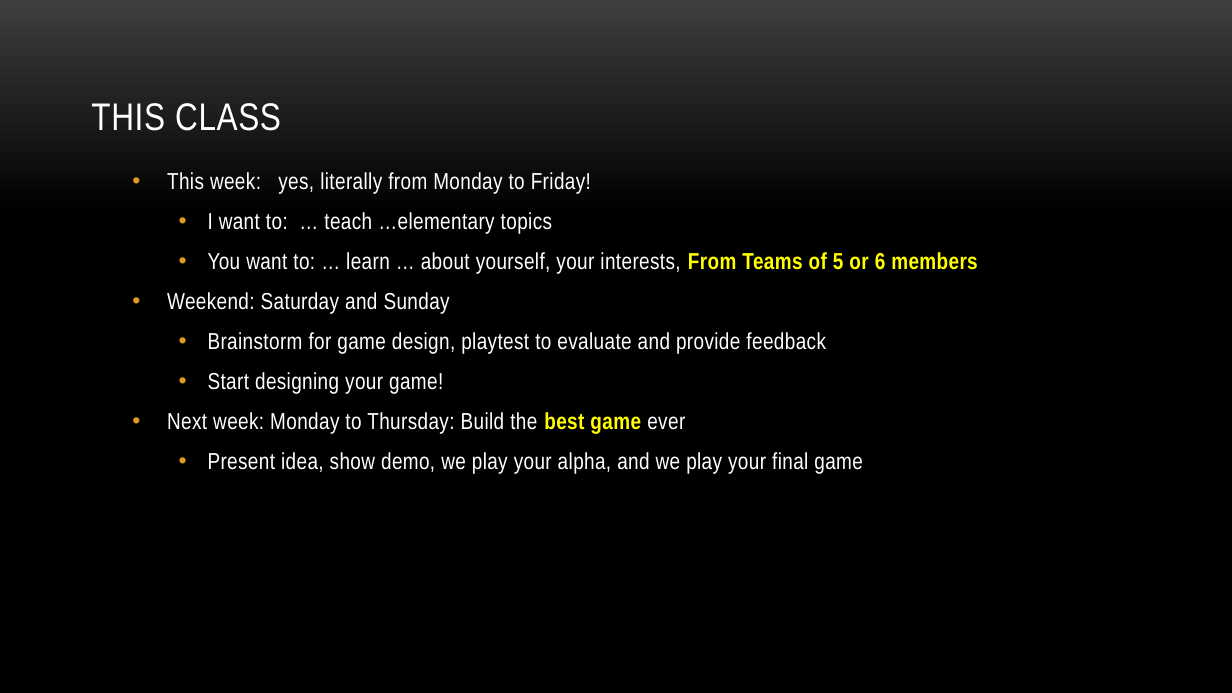
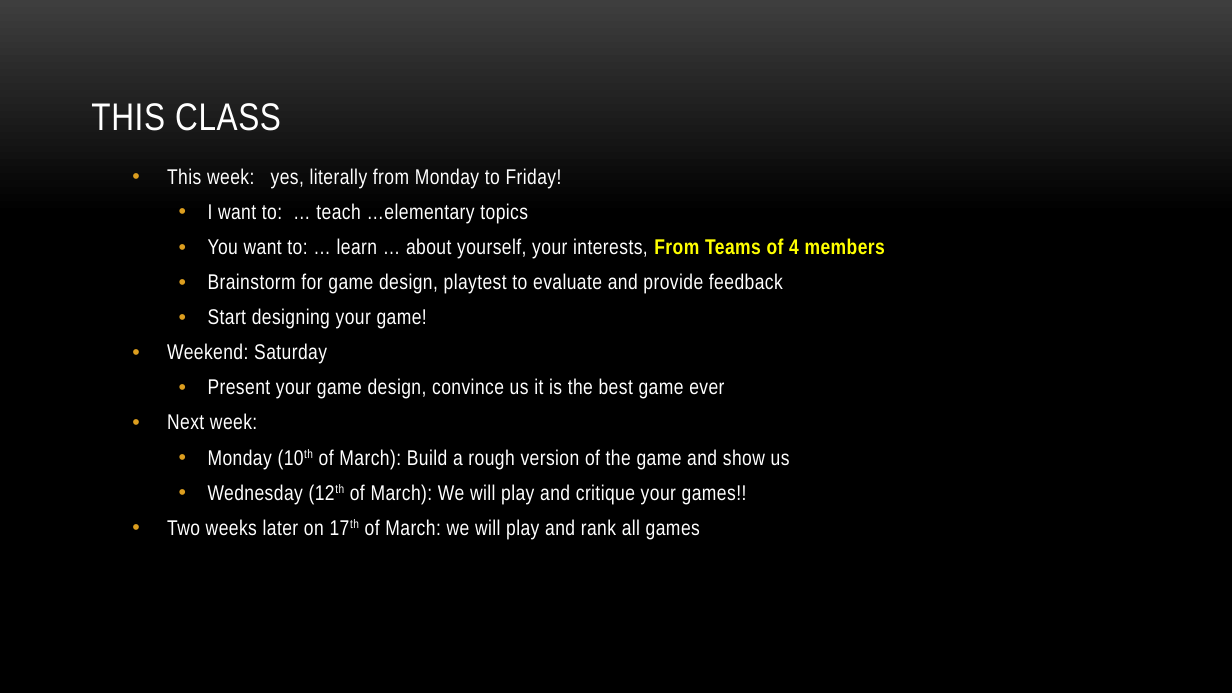
Before and after one commit to myuwbclasses/IntroGameDev-XJTU, a slide deck: slide 10 of PPT/Intro.pptx. Drawn at 1232x693 pixels with LibreOffice and Linux fonts; fonts in the diff are those of the drawing; background and template pictures are left out. Boxes give left, top, right and bottom in pixels: in the first picture for what was removed or moved away, otherwise in the second. Text is boxed around its words. In the diff, an @@ line names an element or a change of style, - is before the commit and + after.

```diff
--- a/PPT/Intro.pptx
+++ b/PPT/Intro.pptx
@@ text at box(167, 168, 783, 329): size 18 to 16.6 pt in "This week: yes, literally from Monday to ...", "I want to: … teach …elementary topics", "Brainstorm for game design, playtest to evaluate ...", "Start designing your game!"; line spacing 1 to 0.9 @@
@@ text at box(208, 238, 885, 259): text changed; size 18 to 16.6 pt @@
-  • You want to: … learn … about yourself, your interests, From Teams of 5 or 6 members
-• Weekend: Saturday and Sunday
+  • You want to: … learn … about yourself, your interests, From Teams of 4 members
@@ text at box(167, 343, 790, 539): text changed; size 18 to 16.6 pt @@
-• Next week: Monday to Thursday: Build the best game ever
-  • Present idea, show demo, we play your alpha, and we play your final game
+• Weekend: Saturday
+  • Present your game design, convince us it is the best game ever
+• Next week:
+  • Monday (10th of March): Build a rough version of the game and show us
+  • Wednesday (12th of March): We will play and critique your games!!
+• Two weeks later on 17th of March: we will play and rank all games
```
Also in this commit, not shown: 10 other slides changed, 9 other files.
